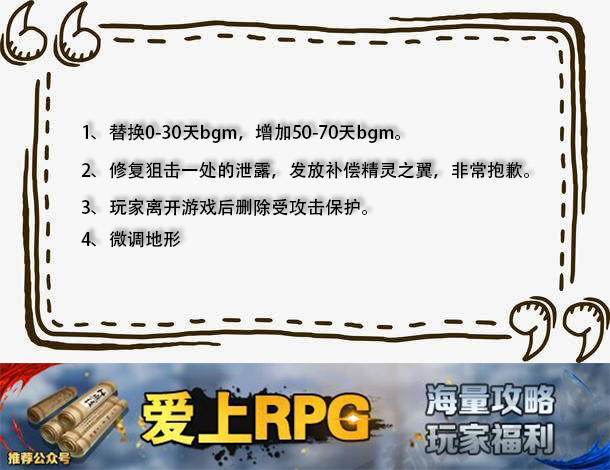
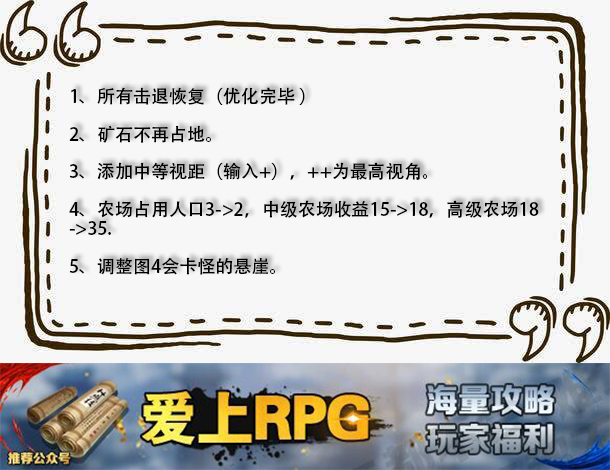
Before/after of a 610 × 470 layered artwork. What changed in the layer stack:
renamed "1、替换0-30天bgm，增加50-70天bgm。 2、修复狙击一处的泄露，发放补偿精灵之翼，非常抱歉。 3、玩家离开游戏" to "1、所有击退恢复（优化完毕 ） 2、矿石不再占地。 3、添加中等视距（输入+），++为最高视角。 4、农场占用人口3->", painted on it over box(69, 87, 539, 275)
